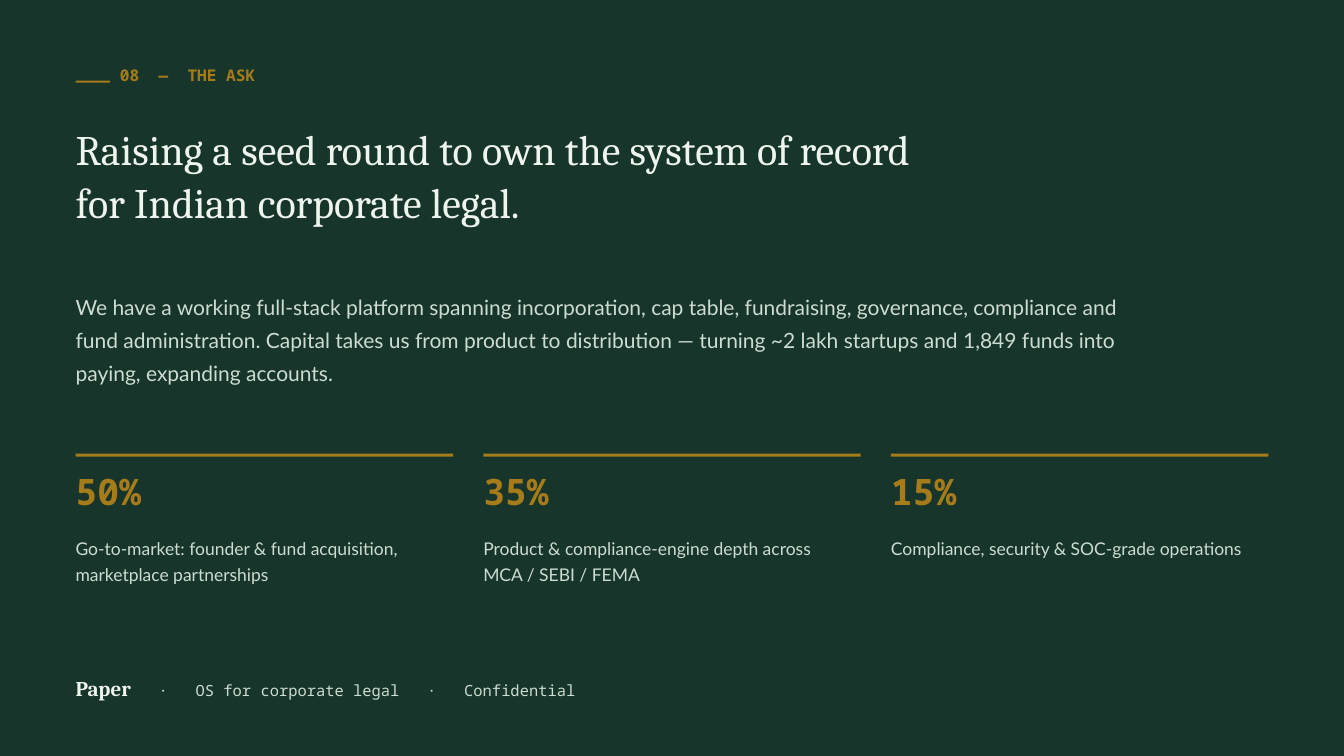
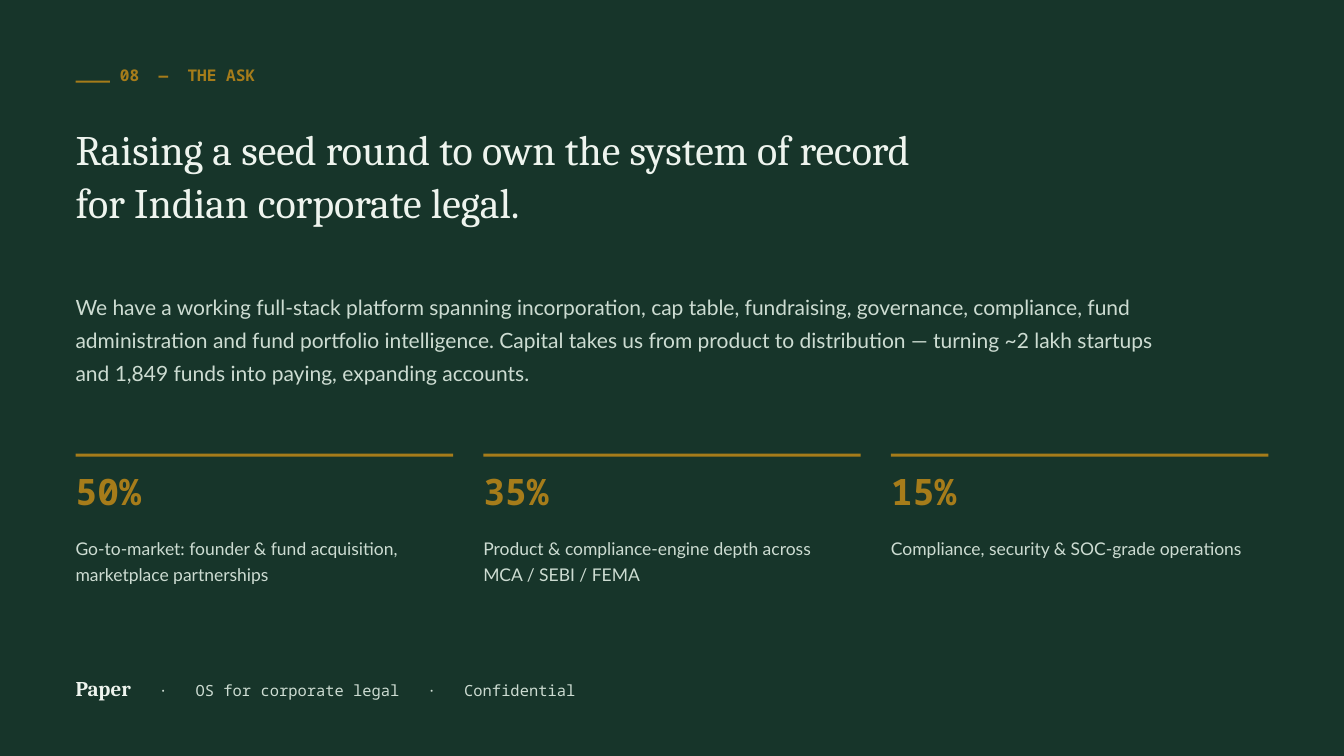
Before and after one commit to vthumati/Paper, a slide deck: slide 9 of docs/Paper_Investor_Pitch.pptx. Drawn at 1344x756 pixels with LibreOffice and Linux fonts; fonts in the diff are those of the drawing. Boxes give left, top, right and bottom in pixels: in the first picture for what was removed or moved away, otherwise in the second. Text is boxed around its words. In the diff, an @@ line names an element or a change of style, - is before the commit and + after.

```diff
--- a/docs/Paper_Investor_Pitch.pptx
+++ b/docs/Paper_Investor_Pitch.pptx
@@ text at (76, 299, 1152, 385): text changed @@
-We have a working full-stack platform spanning incorporation, cap table, fundraising, governance, compliance and fund administration. Capital takes us from product to distribution — turning ~2 lakh startups and 1,849 funds into paying, expanding accounts.
+We have a working full-stack platform spanning incorporation, cap table, fundraising, governance, compliance, fund administration and fund portfolio intelligence. Capital takes us from product to distribution — turning ~2 lakh startups and 1,849 funds into paying, expanding accounts.
```
Also in this commit, not shown: 2 other slides changed, 2 other files.
